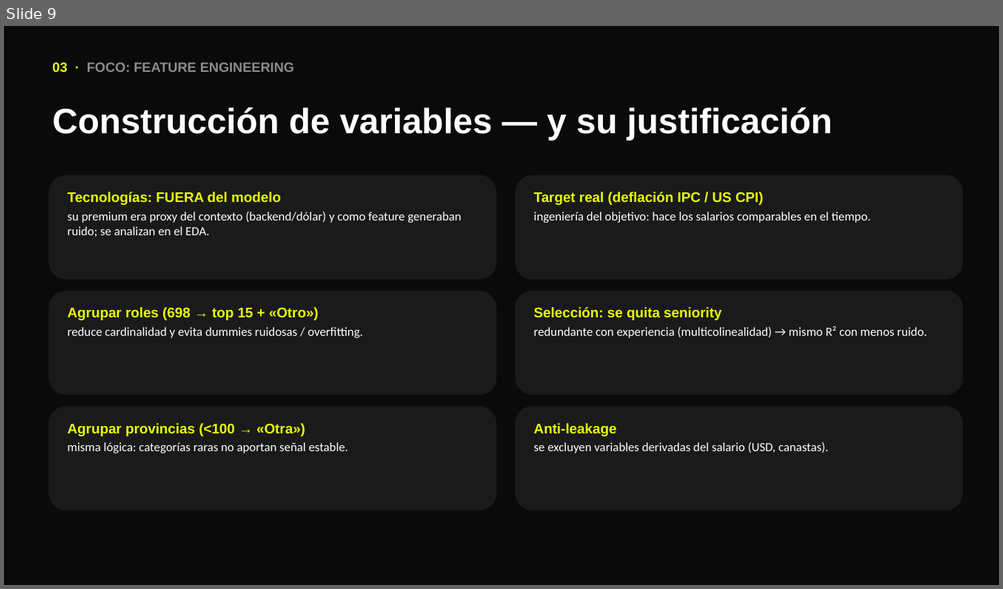
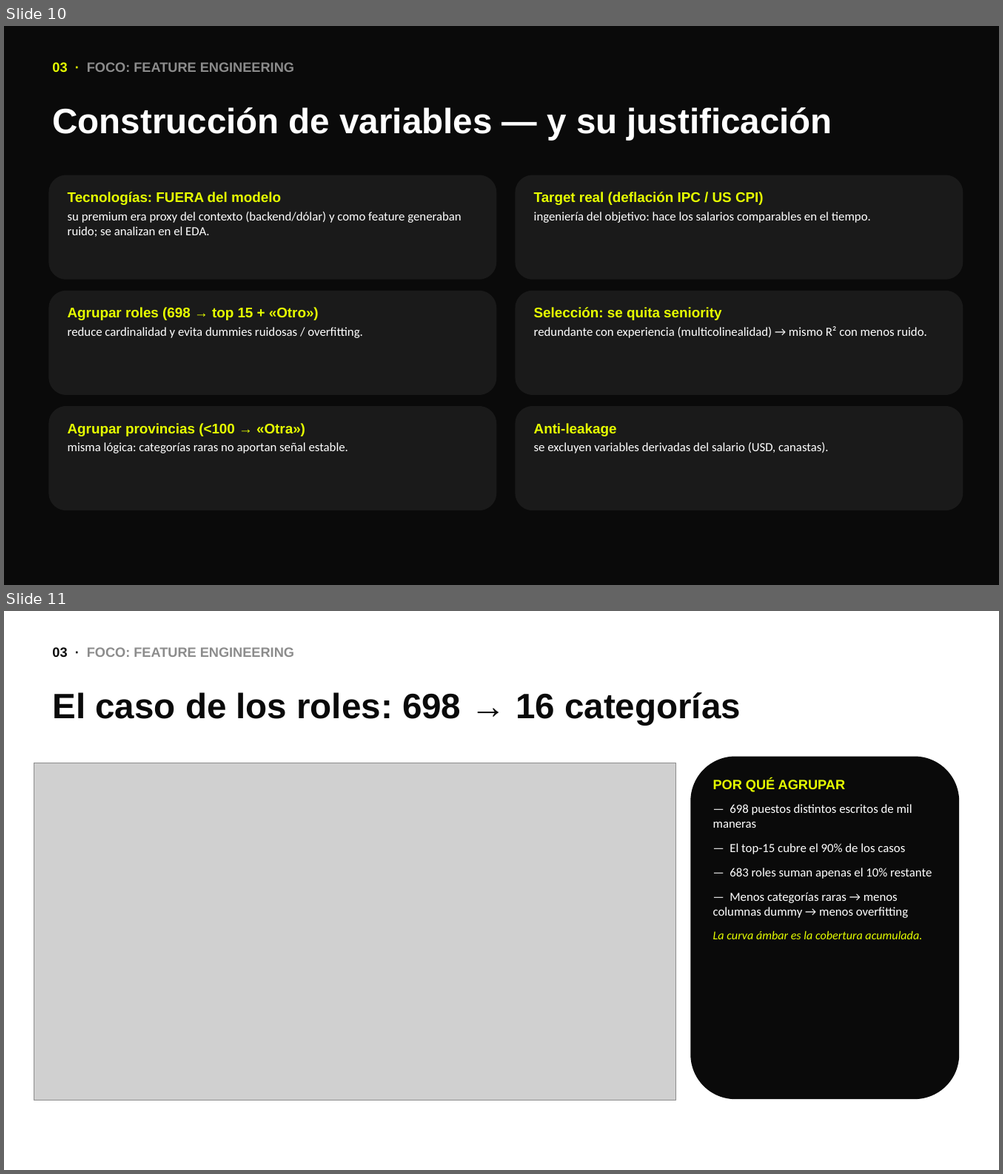
Before and after one commit to fbmassi/tpo-sueldos, a slide deck: presentacion/defensa_oral.pptx. Shown one above the other, each under a label of ours: slide 9 before the commit, slides 10 and 11 after it. The pictures are 1003x589 and 1003x1174 pixels, drawn with LibreOffice and Linux fonts; fonts in the diff are those of the drawing; grey boxes stand for pictures. Boxes give left, top, right and bottom in pixels: in the first picture for what was removed or moved away, otherwise in the second. Text is boxed around its words. In the diff, an @@ line names an element or a change of style, - is before the commit and + after.

```diff
--- a/presentacion/defensa_oral.pptx
+++ b/presentacion/defensa_oral.pptx
@@ slide 11 added at bbox=[4, 611, 999, 1170], background #FFFFFF @@
@@ text added at bbox=[52, 647, 294, 657], 13 pt, text #8C8C8C, bold @@
+03 · FOCO: FEATURE ENGINEERING
@@ text added at bbox=[52, 692, 740, 725], 34 pt, text #0A0A0A, bold @@
+El caso de los roles: 698 → 16 categorías
@@ picture added at bbox=[34, 763, 675, 1101] @@
@@ rounded rectangle added at bbox=[691, 757, 959, 1099], fill #0A0A0A @@
@@ text added at bbox=[713, 779, 931, 940], 12 pt, text #FFFFFF @@
+POR QUÉ AGRUPAR
+— 698 puestos distintos escritos de mil maneras
+— El top-15 cubre el 90% de los casos
+— 683 roles suman apenas el 10% restante
+— Menos categorías raras → menos columnas dummy → menos overfitting
+La curva ámbar es la cobertura acumulada.
@@ what was slide 9 is now slide 10 @@
```
Also in this commit, not shown: 2 other slides added, 5 other files.
